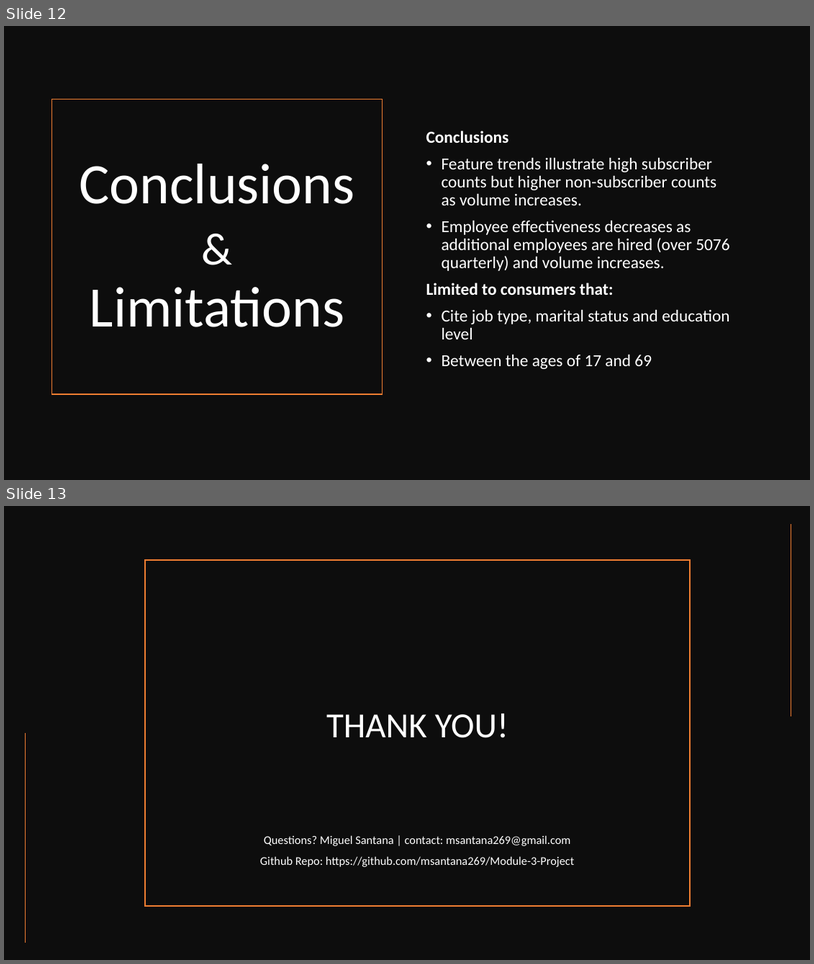
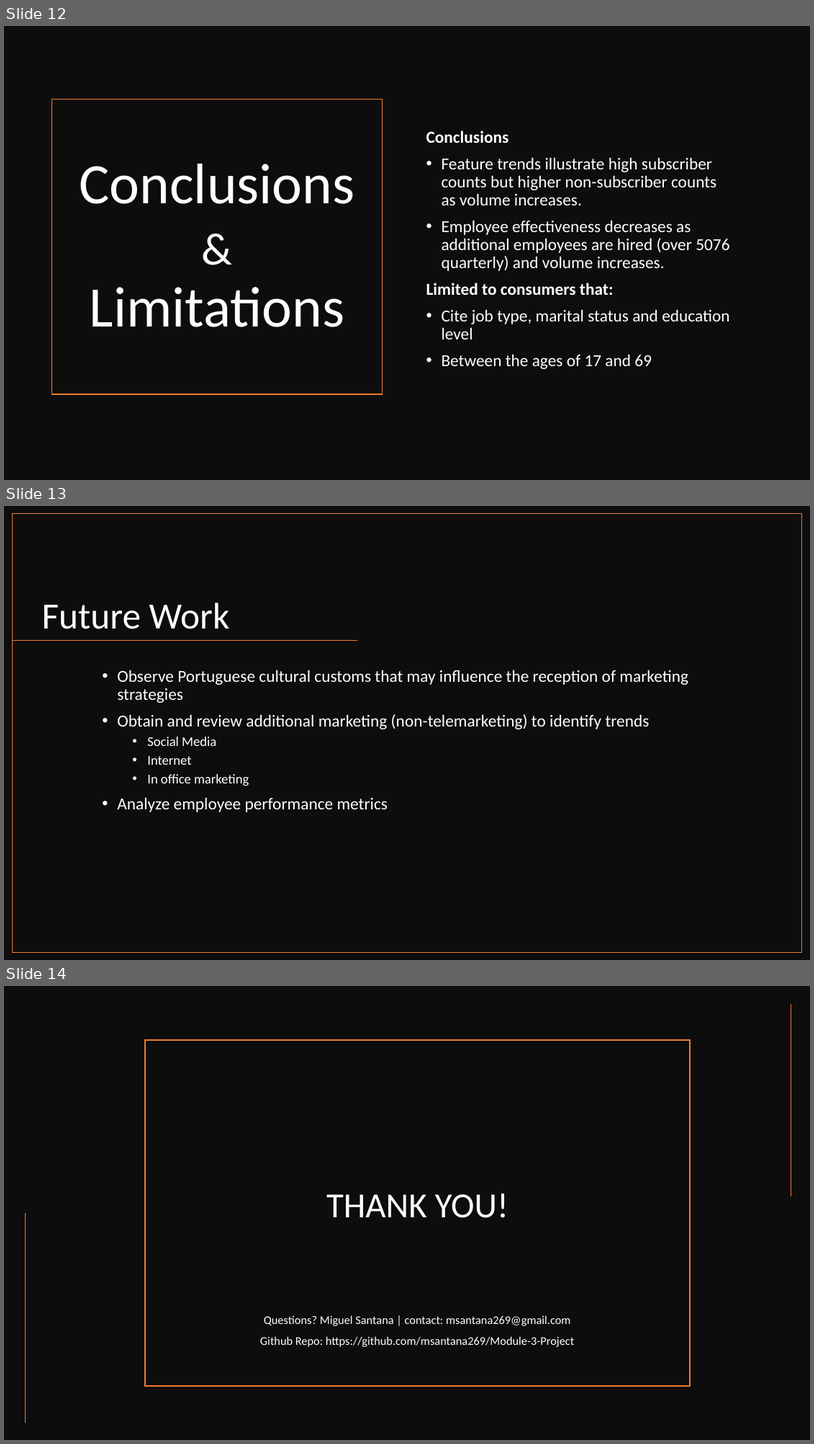
Before and after one commit to miguelangelsantana/Bank-Product-Multi-Model-Classification, a slide deck: powerpoint.pptx. Shown one above the other, each under a label of ours: slides 12 and 13 before the commit, slides 12, 13 and 14 after it. The pictures are 814x964 and 814x1444 pixels, drawn with LibreOffice and Linux fonts; fonts in the diff are those of the drawing. Boxes give left, top, right and bottom in pixels: in the first picture for what was removed or moved away, otherwise in the second. Text is boxed around its words. In the diff, an @@ line names an element or a change of style, - is before the commit and + after.

```diff
--- a/powerpoint.pptx
+++ b/powerpoint.pptx
@@ slide 13 added at (4, 506, 810, 960), background #FFFFFF @@
@@ rectangle added at (4, 506, 810, 960), fill #0D0D0D @@
@@ rectangle added at (13, 514, 802, 952), outline #ED7D31 1 pt @@
@@ title added at (42, 602, 230, 629), 44 pt, text #FFFFFF @@
+Future Work
@@ line added from (358, 641) to (13, 641), #ED7D31 1 pt @@
@@ text added at (117, 669, 689, 812), 20 pt, text #FFFFFF @@
+• Observe Portuguese cultural customs that may influence the reception of marketing strategies
+• Obtain and review additional marketing (non-telemarketing) to identify trends
+  • Social Media
+  • Internet
+  • In office marketing
+• Analyze employee performance metrics
@@ what was slide 13 is now slide 14 @@
```
Also in this commit, not shown: 1 slide changed.
